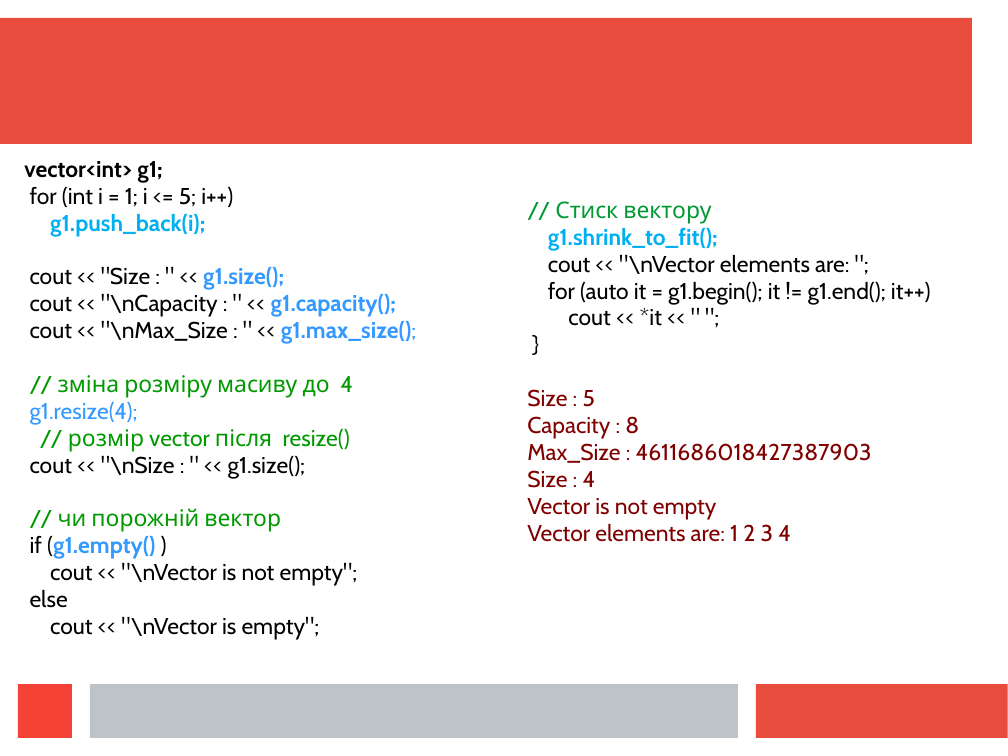
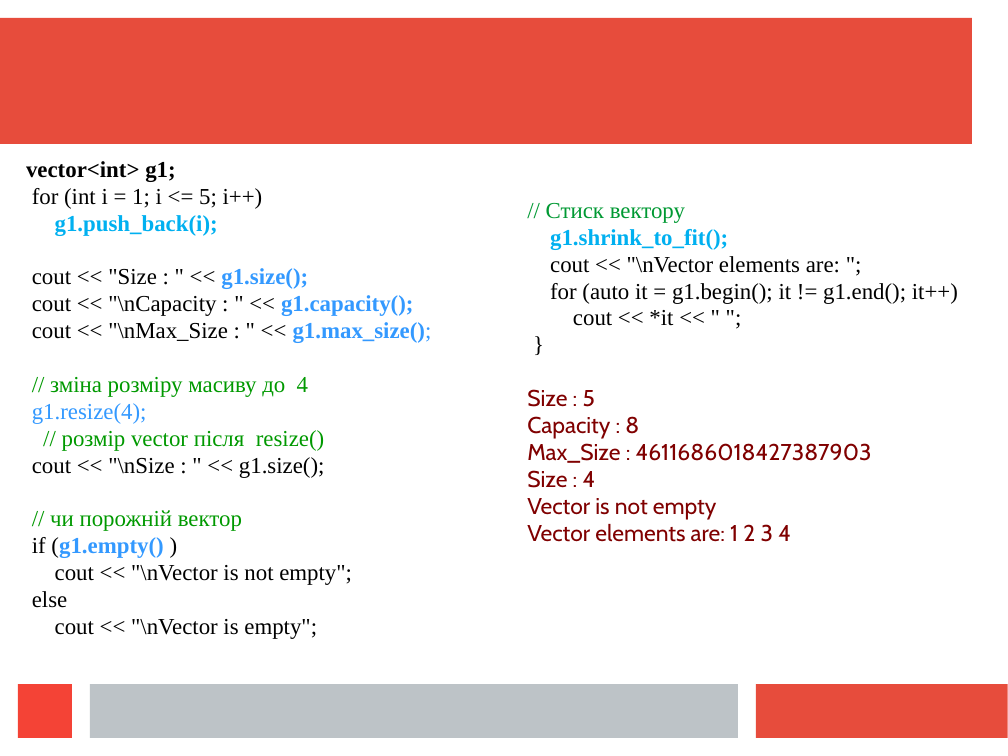
Before and after one commit to mecchmatProjects/CppCourse, a slide deck: slide 27 of Lect12/CppUkrTutor12_1.ppt. Drawn at 1008x756 pixels with LibreOffice and Linux fonts; fonts in the diff are those of the drawing. Boxes give left, top, right and bottom in pixels: in the first picture for what was removed or moved away, otherwise in the second. Text is boxed around its words. In the diff, an @@ line names an element or a change of style, - is before the commit and + after.

```diff
--- a/Lect12/CppUkrTutor12_1.ppt
+++ b/Lect12/CppUkrTutor12_1.ppt
@@ free "vector<int> g1;": place and size @@
-free "vector<int> g1;" at [0, 151, 490, 698]
+free "vector<int> g1;" at [0, 151, 490, 752]
@@ free "vector<int> g1;" at [0, 151, 490, 752]: font Cabin to Times New Roman @@
@@ text in free at [546, 203, 958, 326]: font Cabin to Times New Roman in "// Стиск вектору", "g1.shrink_to_fit();", "cout << "\nVector elements are: ";", "for (auto it = g1.begin(); it != ..." and 2 more places @@
```
Also in this commit, not shown: 21 other slides changed, 6 other files.
